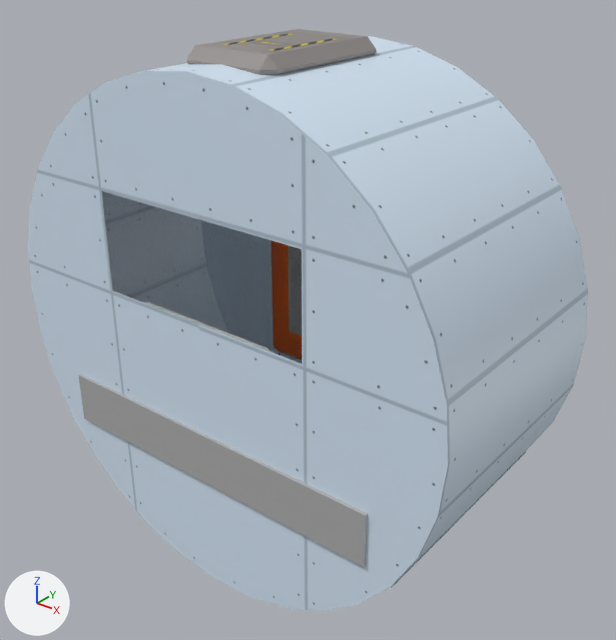
Before and after pictures for a commit that changed the FBX model Unity_NEOS/Assets/OSS/Lab_MEP825/Models/MEP IVA.fbx.
Camera for both pictures: a 50 mm camera at (3.84, -4.59, 2.85) aimed at (0.1, 0.08, -0.05). Arrows for +X, +Y and +Z are at lower left; the lights stay in place. The picture after the commit comes second. Where no turn or scale is listed for an object, it has been applied to the vertices.

The first picture shows 'Airlock.001', 'Floor', 'IVA', 'Platform Base.001', 'Window'.
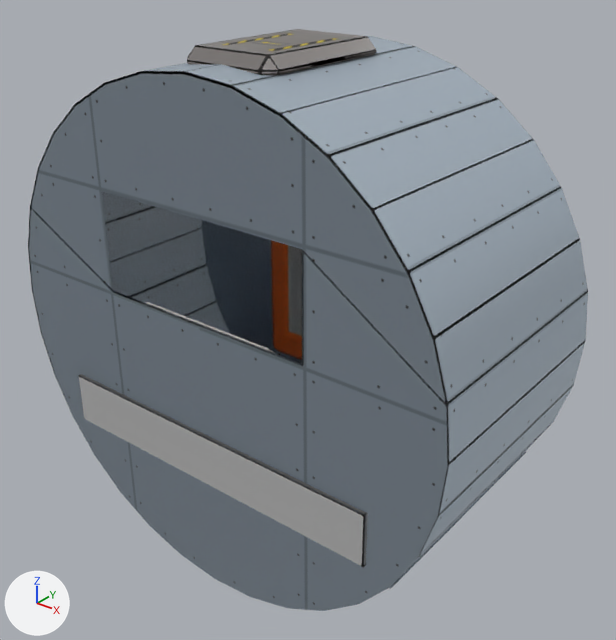
Where the newer file only moved an object's origin or applied its transform, the numbers keep the older frame.

Location of each change, [x1, y1, x2, y2] in pixels of the pictures (616 x 640 px):
'IVA', recoloured (darker): [28, 36, 588, 611] in both
'Platform Base.001', recoloured: [78, 374, 368, 567] in both
'Airlock.001', recoloured (darker): [187, 29, 376, 75] in both
'Floor', recoloured: [389, 452, 526, 589] in both

What changed in the scene script:
```text
Add img_mep_iva_uv_png:
    img_mep_iva_uv_png = load_image('MEP_IVA_UV.png', '../Textures/MEP_IVA_UV.png', 1024, 1024, 'Non-Color')
Add mat_mep_iva_mat:
    mat_mep_iva_mat = bpy.data.materials.new('MEP IVA Mat')
    # uses the picture img_mep_iva_texture_png
    # uses the picture img_mep_iva_uv_png
Change me_cylinder_015:
    where me_cylinder_015.from_pydata(...)  # 68 vertices, 35 faces; spans x -1.96..1.96, y -0.98..0.98, z -1.96..1.96
    remove me_cylinder_015.materials.append(mat_mep_iva_mat_002)  # picture img_mep_iva_texture_png
    add me_cylinder_015.materials.append(mat_mep_iva_mat)
Change me_plane_001:
    where me_plane_001.from_pydata(...)  # 4 vertices, 1 face; spans x -1.62..1.63, y -0.98..0.98, z -0.08
    remove me_plane_001.materials.append(mat_mep_iva_mat_002)  # picture img_mep_iva_texture_png
    add me_plane_001.materials.append(mat_mep_iva_mat)
Change me_cube_033:
    where me_cube_033.from_pydata(...)  # 24 vertices, 26 faces; spans x -0.39..0.39, y -0.6..0.6, z -0.09..0.09
    remove me_cube_033.materials.append(mat_mep_iva_mat_002)  # picture img_mep_iva_texture_png
    add me_cube_033.materials.append(mat_mep_iva_mat)
Change me_cube_034:
    where me_cube_034.from_pydata(...)  # 8 vertices, 6 faces; spans x -1.43..1.43, y -0.15..0.15, z -0.21..0.21
    remove me_cube_034.materials.append(mat_mep_iva_mat_002)  # picture img_mep_iva_texture_png
    add me_cube_034.materials.append(mat_mep_iva_mat)
```
